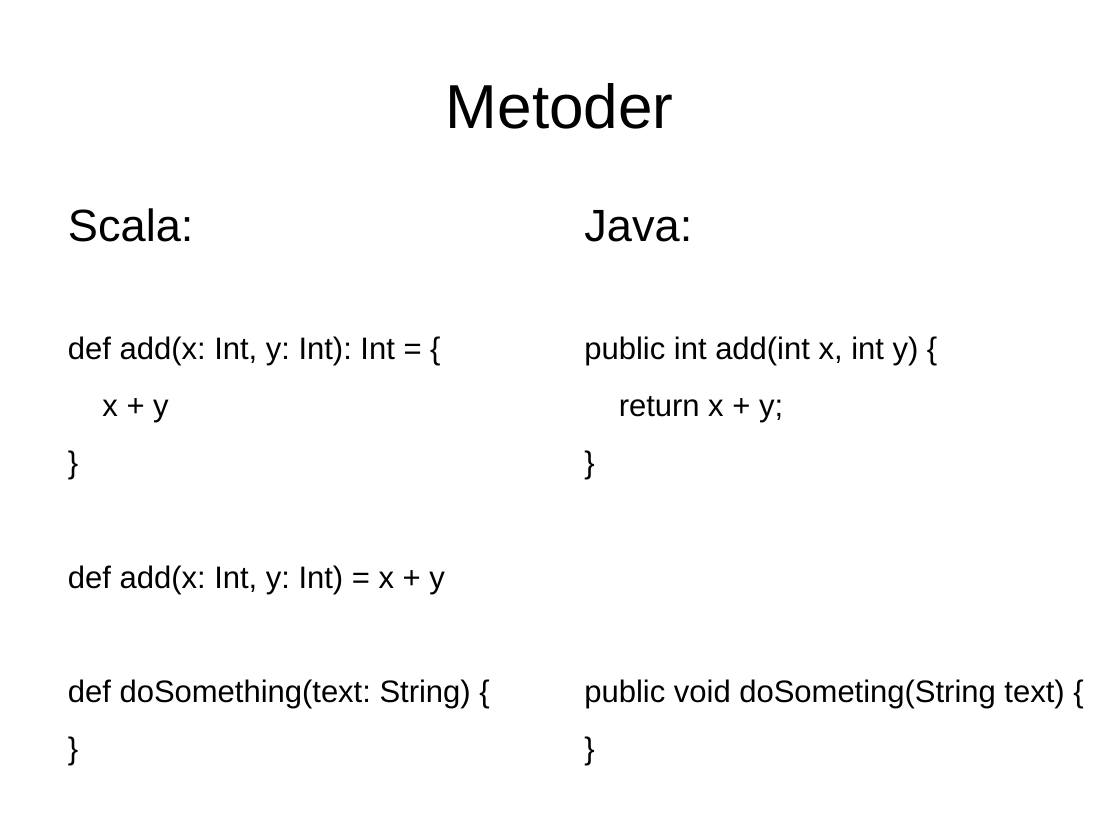
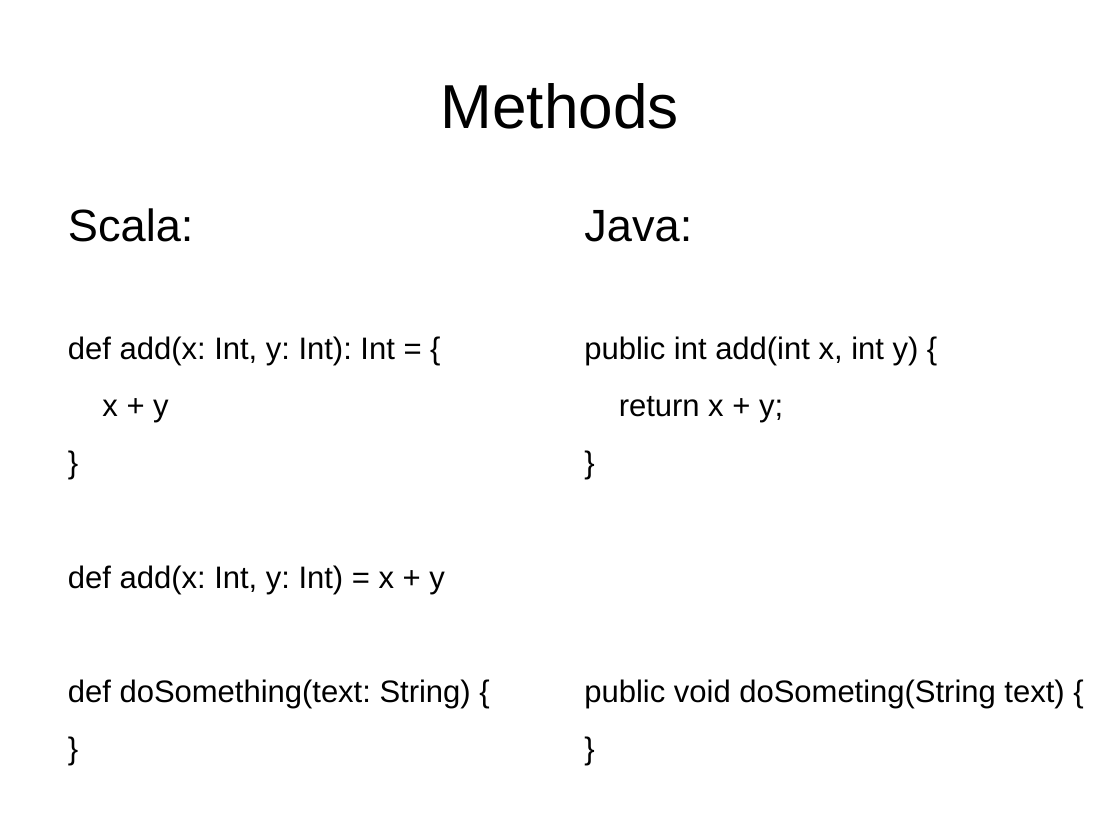
Before and after one commit to javaBin/scala-training-slides, a slide deck: slide 5 of 1.2 - scala basics.odp. Drawn at 1120x840 pixels with LibreOffice and Linux fonts; fonts in the diff are those of the drawing; background and template pictures are left out. Boxes give left, top, right and bottom in pixels: in the first picture for what was removed or moved away, otherwise in the second. Text is boxed around its words. In the diff, an @@ line names an element or a change of style, - is before the commit and + after.

```diff
--- a/1.2 - scala basics.odp
+++ b/1.2 - scala basics.odp
@@ title at <box>441,83,679,129</box>: text changed @@
-Metoder
+Methods
```
Also in this commit, not shown: 11 other slides changed, 1 slide added, 1 slide removed.
